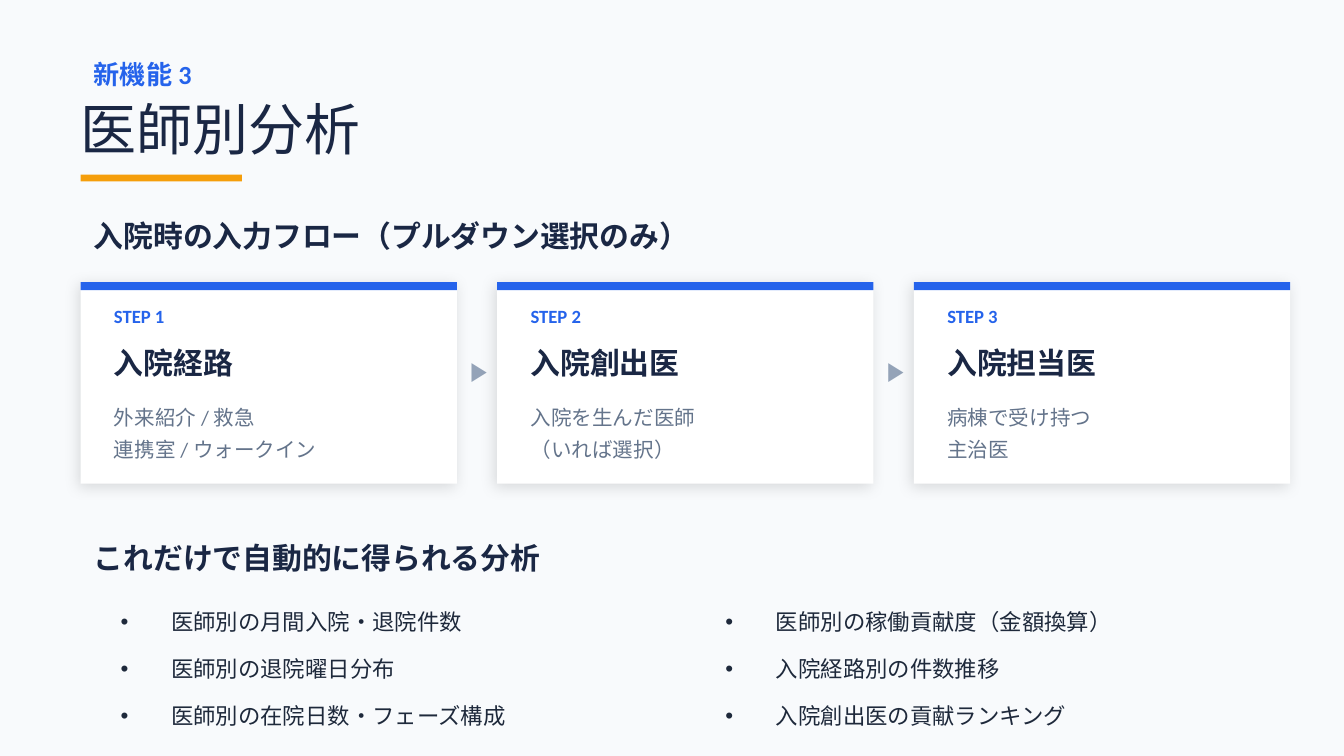
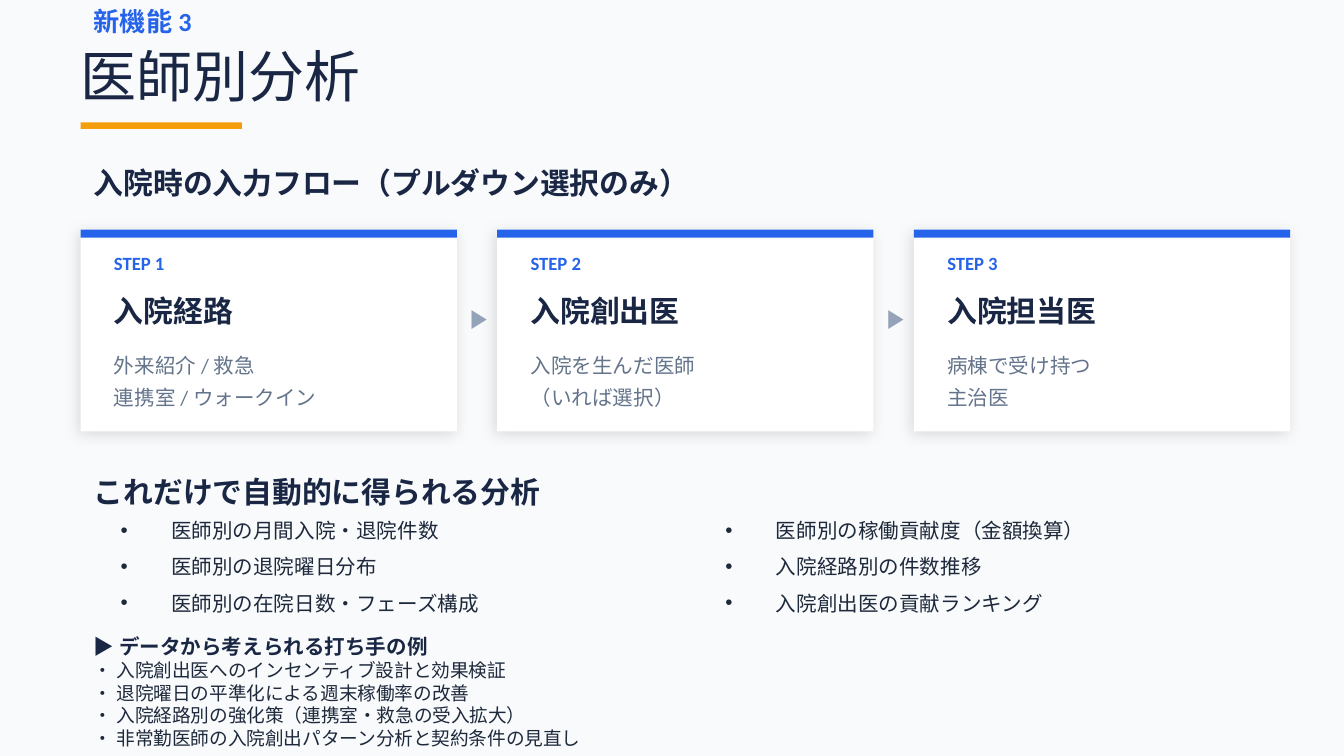
Before and after one commit to torukubota2023/bed-control-simulator, a slide deck: slide 7 of docs/admin/bed_control_evolution_presentation.pptx. Drawn at 1344x756 pixels with LibreOffice and Linux fonts; fonts in the diff are those of the drawing. Boxes give left, top, right and bottom in pixels: in the first picture for what was removed or moved away, otherwise in the second. Text is boxed around its words. In the diff, an @@ line names an element or a change of style, - is before the commit and + after.

```diff
--- a/docs/admin/bed_control_evolution_presentation.pptx
+++ b/docs/admin/bed_control_evolution_presentation.pptx
@@ 8 texts, 1 rectangle: place and size @@
-8 texts, 1 rectangle at <box>81,103,1091,459</box>
+8 texts, 1 rectangle at <box>81,50,1091,407</box>
@@ 6 texts, 6 rectangles: place and size @@
-6 texts, 6 rectangles at <box>81,62,1290,484</box>
+6 texts, 6 rectangles at <box>81,9,1290,431</box>
@@ text "これだけで自動的に得られる分析": place and size @@
-text "これだけで自動的に得られる分析" at <box>94,543,540,572</box>
+text "これだけで自動的に得られる分析" at <box>94,477,540,506</box>
@@ text "医師別の月間入院・退院件数": place and size @@
-text "医師別の月間入院・退院件数" at <box>171,611,462,632</box>
+text "医師別の月間入院・退院件数" at <box>171,520,438,540</box>
@@ text "医師別の稼働貢献度（金額換算）": place and size @@
-text "医師別の稼働貢献度（金額換算）" at <box>776,611,1112,632</box>
+text "医師別の稼働貢献度（金額換算）" at <box>776,520,1085,540</box>
@@ text "医師別の退院曜日分布": place and size @@
-text "医師別の退院曜日分布" at <box>171,658,395,679</box>
+text "医師別の退院曜日分布" at <box>171,556,377,576</box>
@@ text "入院経路別の件数推移": place and size @@
-text "入院経路別の件数推移" at <box>776,658,1000,679</box>
+text "入院経路別の件数推移" at <box>776,556,982,576</box>
@@ text "医師別の在院日数・フェーズ構成": place and size @@
-text "医師別の在院日数・フェーズ構成" at <box>171,705,506,726</box>
+text "医師別の在院日数・フェーズ構成" at <box>171,593,479,613</box>
@@ size 12 to 11 pt in 6 elements at <box>171,520,438,540</box>, <box>776,520,1085,540</box>, <box>171,556,377,576</box>, <box>776,556,982,576</box>, <box>171,593,479,613</box>, <box>776,593,1043,613</box> @@
@@ text "入院創出医の貢献ランキング": place and size @@
-text "入院創出医の貢献ランキング" at <box>776,705,1066,726</box>
+text "入院創出医の貢献ランキング" at <box>776,593,1043,613</box>
@@ text added at <box>117,636,581,747</box>, 10 pt, text #1E293B @@
+▶ データから考えられる打ち手の例
+• 入院創出医へのインセンティブ設計と効果検証
+• 退院曜日の平準化による週末稼働率の改善
+• 入院経路別の強化策（連携室・救急の受入拡大）
+• 非常勤医師の入院創出パターン分析と契約条件の見直し
```
Also in this commit, not shown: 10 other slides changed.
